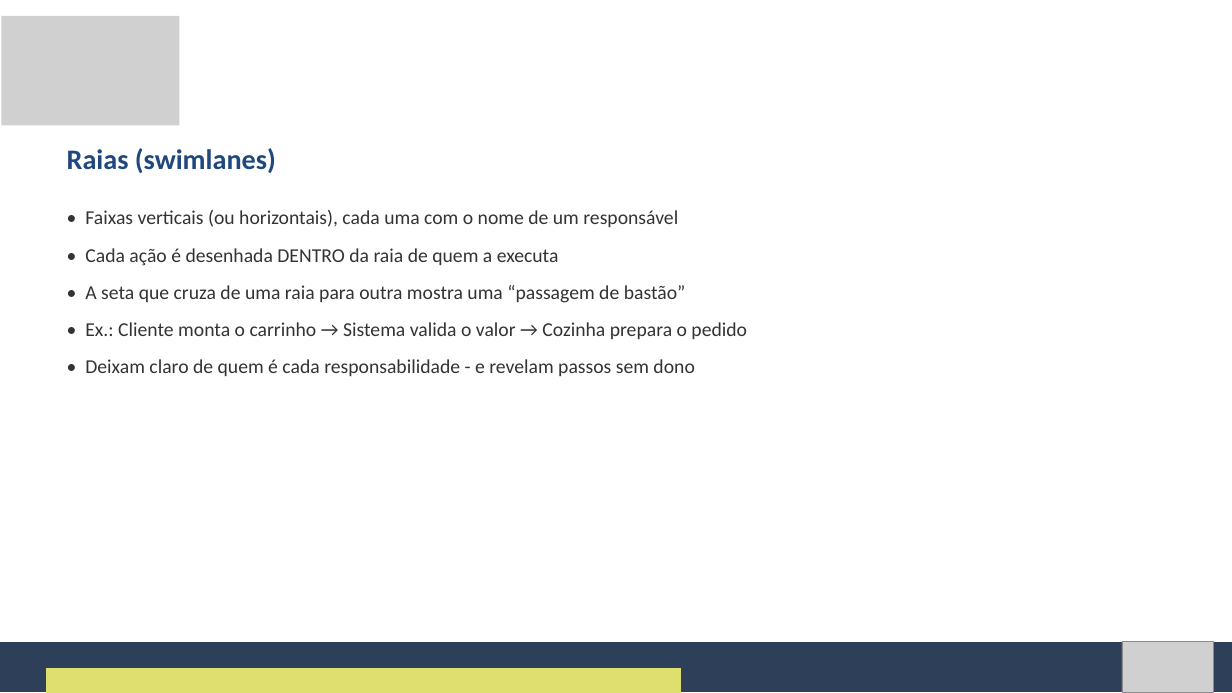
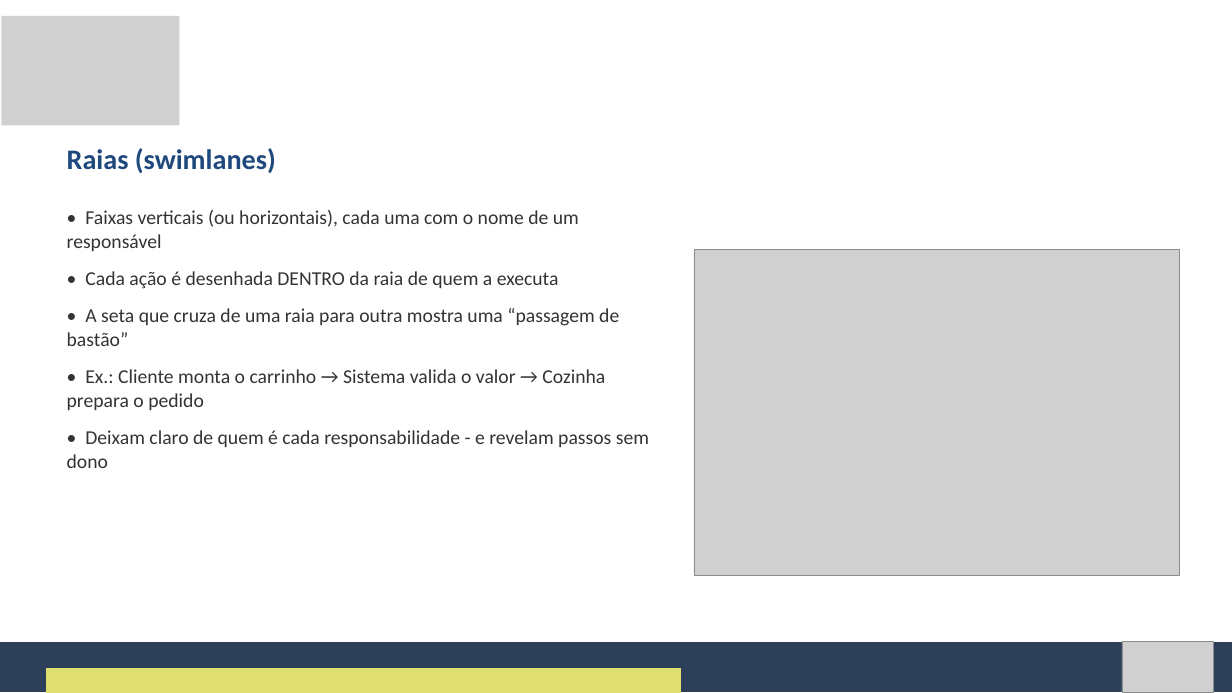
Before and after one commit to Natan20/Curso-Modelagem-De-Sistemas-Material, a slide deck: slide 45 of Aula 07 - 02-10-2026/Aula 7 - Slides.pptx. Drawn at 1232x693 pixels with LibreOffice and Linux fonts; fonts in the diff are those of the drawing; grey boxes stand for pictures. Boxes give left, top, right and bottom in pixels: in the first picture for what was removed or moved away, otherwise in the second. Text is boxed around its words. In the diff, an @@ line names an element or a change of style, - is before the commit and + after.

Commit message:
Aula 7: exemplos visuais nos slides 42, 45, 47 e 120 e une os slides do mapa do draw.io

```diff
--- a/Aula 07 - 02-10-2026/Aula 7 - Slides.pptx
+++ b/Aula 07 - 02-10-2026/Aula 7 - Slides.pptx
@@ text "• Faixas verticais (ou horizontais), ..." rewrapped from <box>85,210,747,376</box> to <box>67,210,649,468</box> @@
@@ picture added at <box>694,249,1178,576</box> @@
```
Also in this commit, not shown: 8 other slides changed, 1 slide removed.
